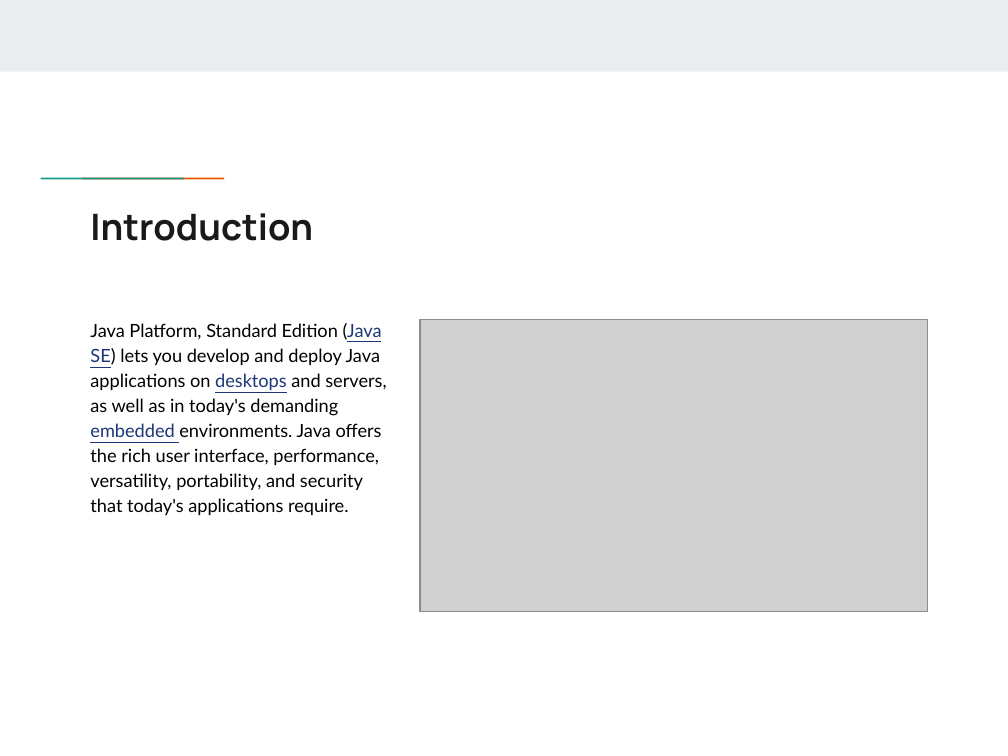
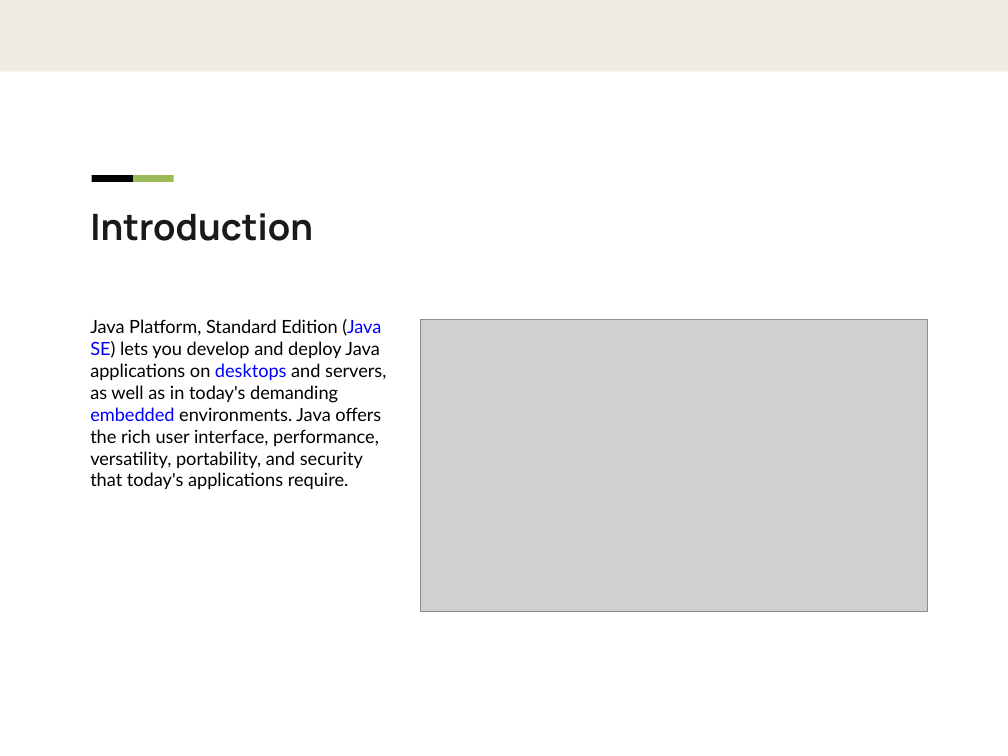
Before and after one commit to flyworker/java-workshop, a slide deck: slide 2 of JavaSE.pptx. Drawn at 1008x756 pixels with LibreOffice and Linux fonts; fonts in the diff are those of the drawing; grey boxes stand for pictures; background and template pictures are left out. Boxes give left, top, right and bottom in pixels: in the first picture for what was removed or moved away, otherwise in the second. Text is boxed around its words. In the diff, an @@ line names an element or a change of style, - is before the commit and + after.

```diff
--- a/JavaSE.pptx
+++ b/JavaSE.pptx
@@ rectangle at (x1=92, y1=175, x2=133, y2=182): fill #1A9988 to #000000 @@
@@ rectangle at (x1=133, y1=175, x2=174, y2=182): fill #EB5600 to #9BBB59 @@
@@ text "Java Platform, Standard Edition (Java ..." at (x1=90, y1=319, x2=386, y2=489): text colour #1C3678 to #0000FF in "(Java SE) desktops embedded"; highlight #FFFFFF to none; line spacing 1.15 to 1; less space between paragraphs @@
```
Also in this commit, not shown: 47 other slides changed, 8 other files.
